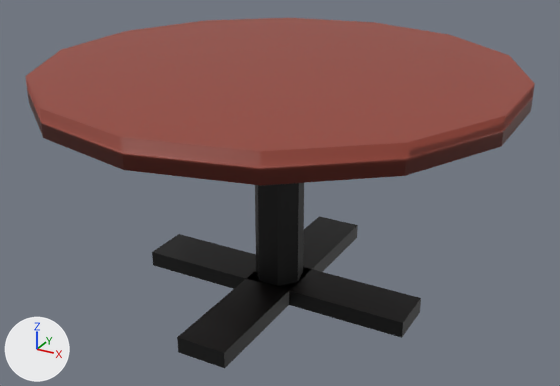
The glTF model assets/models/Table.gltf: old version first, new version second.
Camera for both pictures: a 50 mm lens placed at (0.587, -1.064, 0.716), pointed at (0.004, -0.005, 0.187). Lighting does not change. The marker at lower left points along +X, +Y and +Z. Where no turn or scale is listed for an object, it has been applied to the vertices.
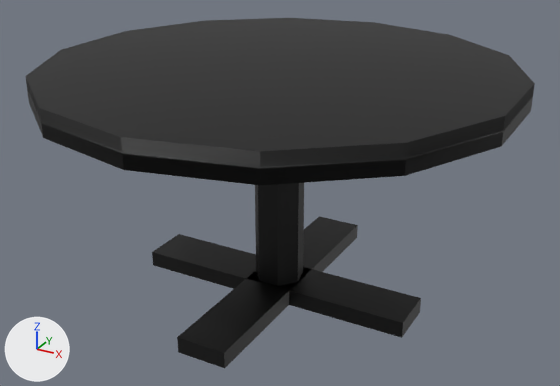
What differs and where, as boxes (x1, y1, x2, y2) in the pictures (560 x 386 px):
'Cylinder.001', recoloured: (25, 18, 535, 186) in both

The change, as a diff of the scene's bpy script:
```diff
--- a/assets/models/Table.gltf.py
+++ b/assets/models/Table.gltf.py
@@ mat_material @@
 mat_material = principled_material('Material')
-mat_material.base_color = (0.301, 0.0578, 0.0382)  # red #954437
+mat_material.base_color = (0.0, 0.0, 0.0)  # black #000000
```
